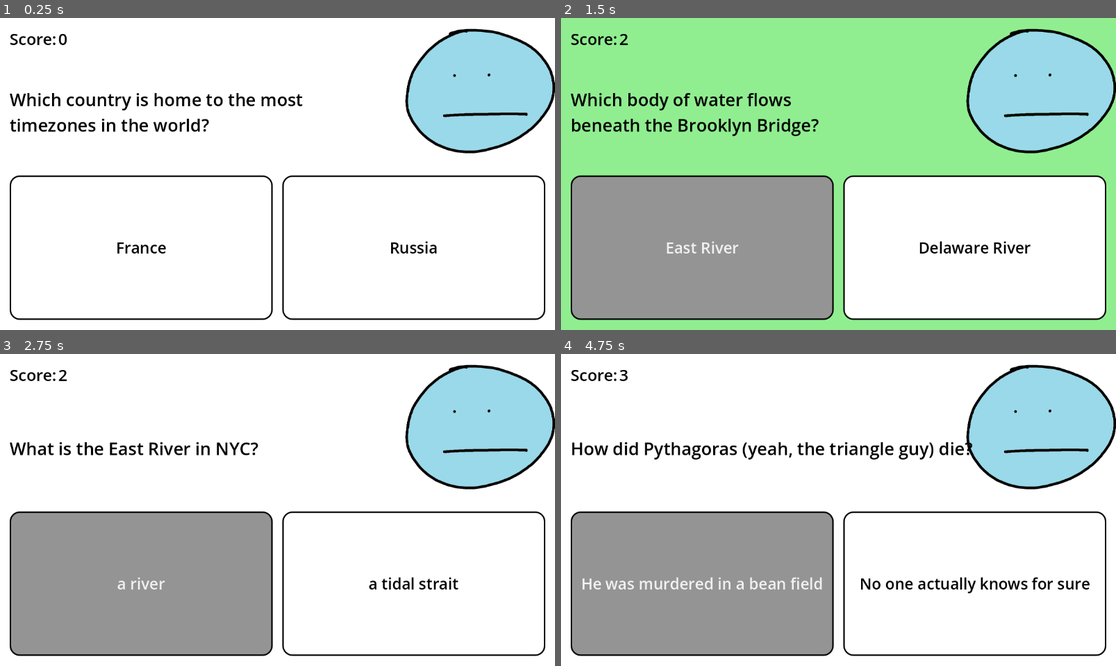
Above: before the commit, frames 1-4 (two rows, left to right).
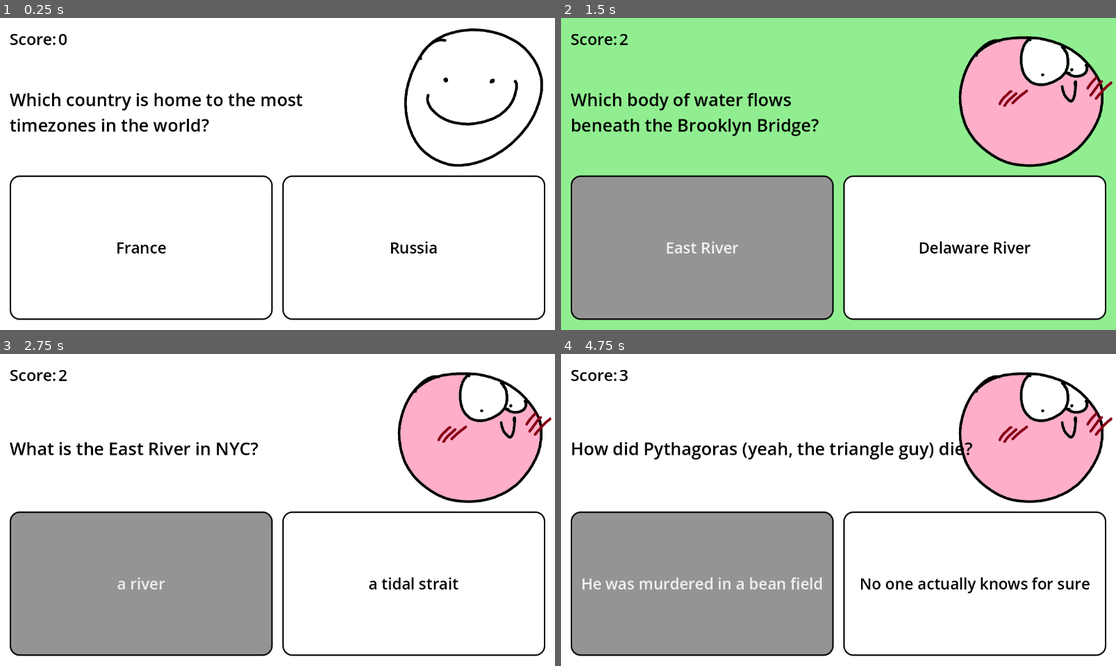
Above: after the commit, the same moments.

Repository: 2DPyramid/2D-Puzzle-Game_REPO
Game: Godot game, scene res://scenes/main.tscn
The game is run twice, just before and just after one commit, with the same random seed, the same clock (stepped at 60 frames per second) and the same inputs.
Inputs:
- Up to frame 1 (0.25 s): no input
- Up to frame 2 (1.5 s): click "France" at 0.5 s; click "East River" at 1.25 s
- Up to frame 3 (2.75 s): click "7" at 2 s
- Up to frame 4 (4.75 s): click "a river" at 2.75 s; click "True" at 3.5 s; click "True, like other mammals, the…" at 4.25 s

The runs differ from the first frame. In frame 1, 8.6% of the frame differs, in the area x 72-100%, y 3-48%; in frame 2, 9.7%; in frame 3, 9.7%, in the area x 71-100%, y 3-48%; in frame 4, 9.7%.

Commit message:
2026 03 16 4:50 PM

Diff:
--- a/2dTriviaGame/scenes/main.tscn
+++ b/2dTriviaGame/scenes/main.tscn
@@ -99,7 +99,8 @@
 [node name="reaction" parent="MarginContainer/VBoxContainer/question" unique_id=54342535 instance=ExtResource("2_sugp2")]
 position = Vector2(964, 89)
 scale = Vector2(0.5, 0.5)
-animation = &"1"
+animation = &"2"
+autoplay = "2"
 
 [node name="wrong_reaction" parent="MarginContainer/VBoxContainer/question" unique_id=1107030189 instance=ExtResource("2_sugp2")]
 visible = false
--- a/2dTriviaGame/script/main.gd
+++ b/2dTriviaGame/script/main.gd
@@ -13,6 +13,7 @@
 
 var current = 0 #start at first question
 var correctAns = 0.0
+var reaction_var = 10
 
 func _ready():
 	print(str(Global.data.size()) + " Questions Total")
@@ -22,8 +23,8 @@
 
 func update_ui():
 	# .size() tells us max number of questions
-	#if current < 30: #30 questions max
-	if current < Global.data.size(): #for if you want to go through EVERY questions
+	if current < 30: #30 questions max
+	#if current < Global.data.size(): #for if you want to go through EVERY questions
 		var data = Global.data[current]
 
 		#updating the texts
@@ -43,13 +44,15 @@
 
 func _on_button_pressed(index: int) -> void:
 
-	if correctAns < 7:
+	if reaction_var == 10:
+		reaction.play("2")
+	elif reaction_var < 5:
+		reaction.play("0")
+	elif reaction_var >= 5 and reaction_var < 9:
 		reaction.play("1")
-	elif correctAns == 7:
-		reaction.play("2")
-	elif correctAns > 7 and correctAns < 12:
+	elif reaction_var > 10 and reaction_var < 15:
 		reaction.play("3")
-	elif correctAns >= 12:
+	elif reaction_var >= 15:
 		reaction.play("4")
 
 	#var animation_list = reaction.sprite_frames.get_animation_names()
@@ -64,20 +67,23 @@
 		print("Question " + str(current+1) + ": " + "Correct!")
 
 		correctAns+=1
+		reaction_var +=1
 		score.text = str(int(correctAns))
 		#update score
 		color_rect.color = Color.LIGHT_GREEN
 		await get_tree().create_timer(0.2).timeout
 		color_rect.color = Color.WHITE
+
 	else:
 		print("Question " + str(current+1) + ": " + "Wrong!")
-
+		reaction_var -=1
 		#disgusted reaction when you get wrong answer
 		color_rect.color = Color.ORANGE_RED
 		wrong_reaction.show()
-		await get_tree().create_timer(0.25).timeout
+		await get_tree().create_timer(0.3).timeout
 		color_rect.color = Color.WHITE
 		wrong_reaction.hide()
 
+	print(reaction_var)
 	current += 1
 	update_ui()
